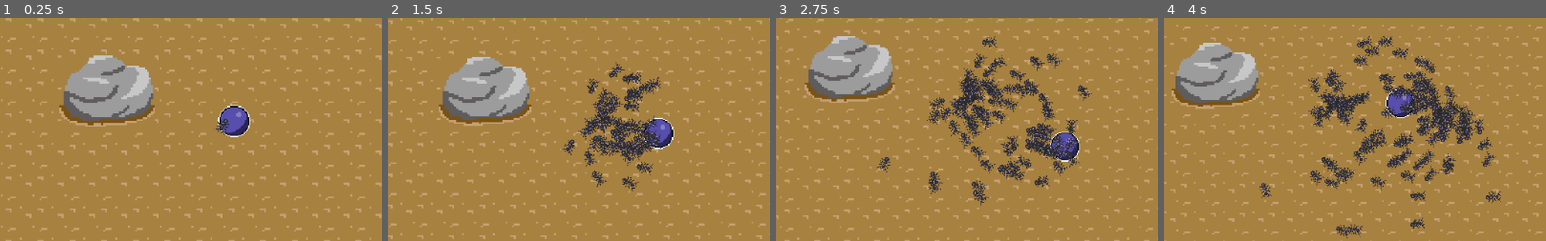
Above: before the commit, frames 1-4 (left to right).
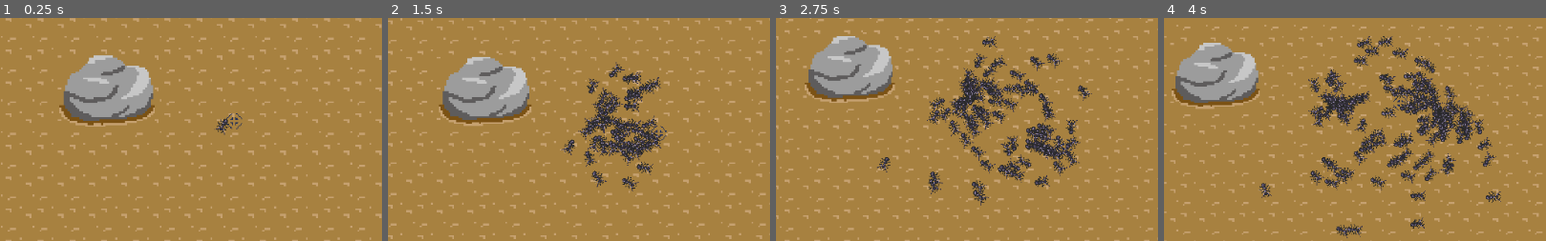
Above: after the commit, the same moments.

Repository: ajsosa/ldjam45
Game: Godot game, scene res://scenes/Objects/TestLevel.tscn
Two runs of this game, one before a commit and one after it. Both use one fixed random seed, a clock stepped at 60 frames per second and the inputs below.
Inputs:
- Up to frame 1 (0.25 s): no input
- Up to frame 2 (1.5 s): tap Enter at 0.5 s; hold Right (right) 0.53-1.28 s; hold A (addAnt) 0.53-1.28 s; hold Down (down) from 1.28 s (still down); tap A (addAnt) at 1.35 s
- Up to frame 3 (2.75 s): release Down (down) at 2.03 s; hold Right (right) from 2.03 s (still down); hold A (addAnt) from 2.03 s (still down)
- Up to frame 4 (4 s): release Right (right) at 2.78 s; release A (addAnt) at 2.78 s; hold Up (up) 2.78-3.53 s; tap A (addAnt) at 2.85 s; hold Left (left) from 3.53 s (still down); hold A (addAnt) from 3.53 s (still down)
The pictures show only the part of the screen within x 17-67%, y 28-78%; the shares and areas given below are measured in that part.

The runs differ from the first frame. In frame 1, 0.9% of the frame differs, in the area x 57-66%, y 38-54%; in frame 2, 0.7%; in frame 3, 0.6%; in frame 4, 0.6%.

Commit message:
Added crosshairs

Diff:
--- a/scenes/Objects/Swarm.tscn
+++ b/scenes/Objects/Swarm.tscn
@@ -1,7 +1,7 @@
 [gd_scene load_steps=4 format=2]
 
 [ext_resource path="res://scripts/swarm.gd" type="Script" id=1]
-[ext_resource path="res://sprites/crappyGround.png" type="Texture" id=2]
+[ext_resource path="res://Crosshair.png" type="Texture" id=2]
 
 [sub_resource type="CircleShape2D" id=1]
 radius = 15.9406
@@ -12,7 +12,6 @@
 [node name="Marker" type="Sprite" parent="."]
 z_index = 4
 texture = ExtResource( 2 )
-region_enabled = true
 region_rect = Rect2( 32, 64, 32, 32 )
 
 [node name="Area2D" type="Area2D" parent="Marker"]
Binary file added: Crosshair.png
Not shown, added: Crosshair.png.import
